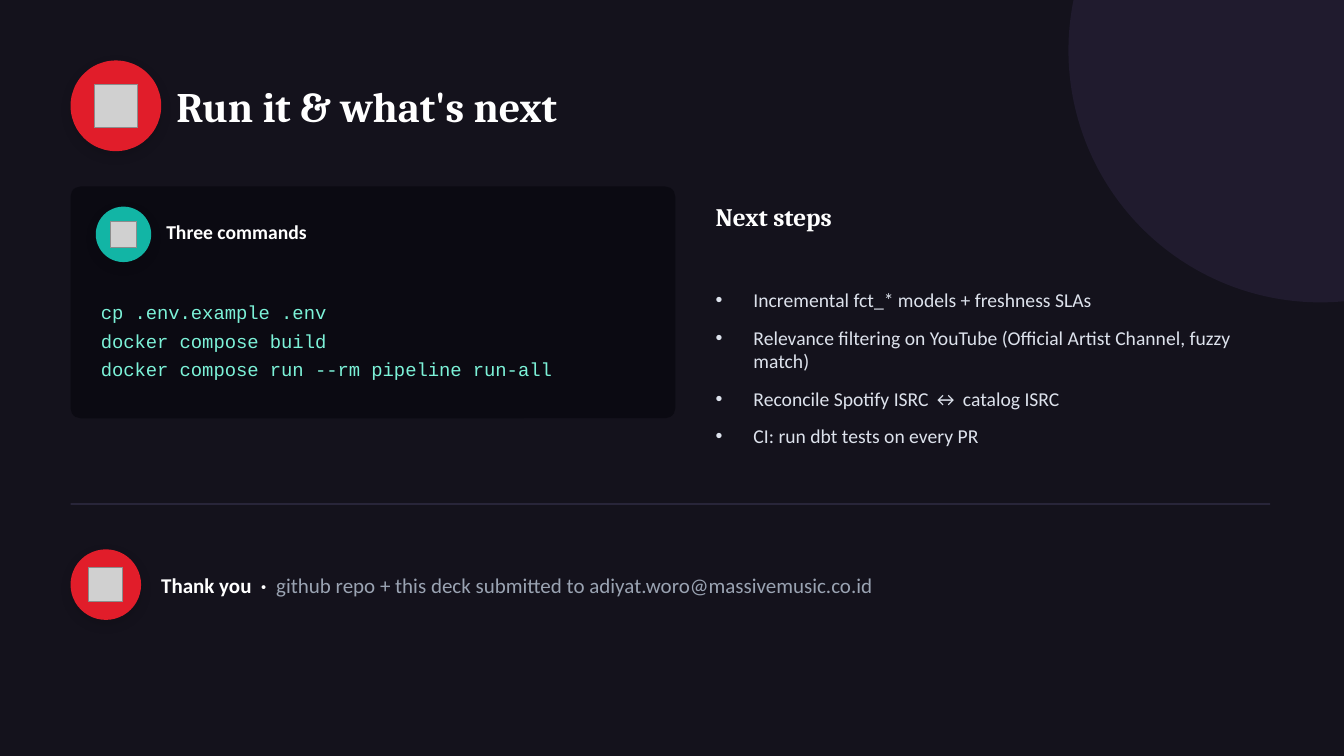
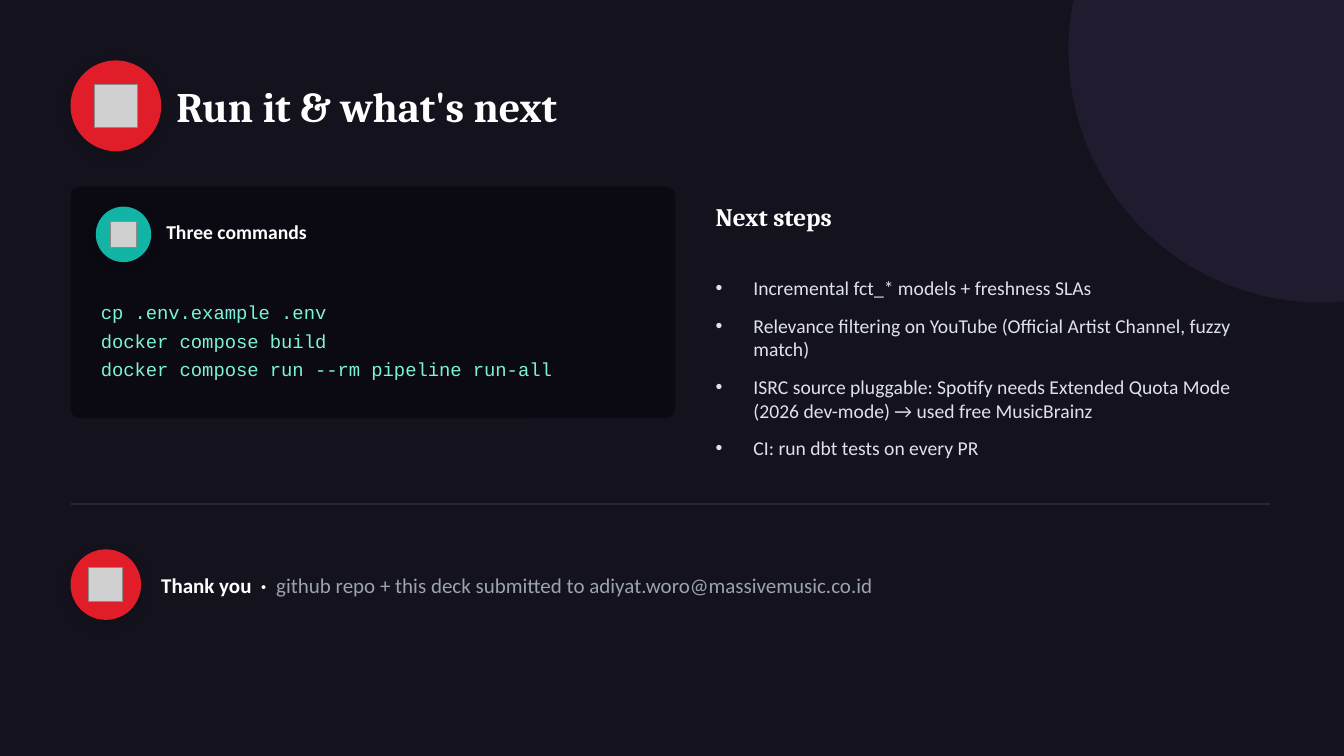
Before and after one commit to rizkyalfaridzy/massivemusic-de-pipeline, a slide deck: slide 10 of slides/MassiveMusic_DE_TechTest.pptx. Drawn at 1344x756 pixels with LibreOffice and Linux fonts; fonts in the diff are those of the drawing; grey boxes stand for pictures. Boxes give left, top, right and bottom in pixels: in the first picture for what was removed or moved away, otherwise in the second. Text is boxed around its words. In the diff, an @@ line names an element or a change of style, - is before the commit and + after.

Commit message:
Update deck (real catalog demo) + MusicBrainz ISRC source + real-catalog adaptations

```diff
--- a/slides/MassiveMusic_DE_TechTest.pptx
+++ b/slides/MassiveMusic_DE_TechTest.pptx
@@ text at box(753, 380, 1230, 421): text changed @@
-• Reconcile Spotify ISRC ↔ catalog ISRC
+• ISRC source pluggable: Spotify needs Extended Quota Mode (2026 dev-mode) → used free MusicBrainz
```
Also in this commit, not shown: 4 other slides changed, 1 other file.
